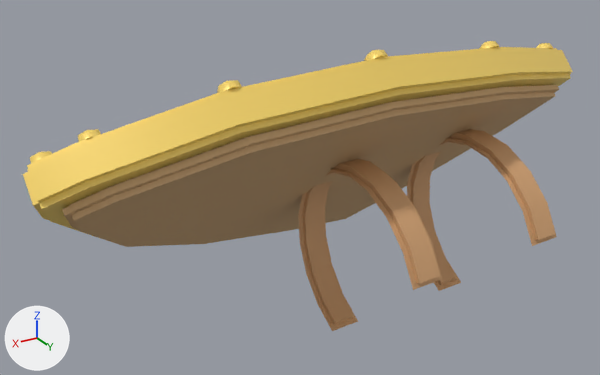
The FBX model Prototype/SwarmPrototype/Resources/SwarmModels/Shield_Gilded_Tall.fbx as it was, and as the next commit left it.
Both versions are drawn from a 50 mm lens placed at (1.899, 1.153, 2.626), pointed at (1.118, -0.148, 1.976). Arrows for +X, +Y and +Z are at lower left; the lights stay in place. The picture after the commit comes second. Vertices at exactly the same position are counted once.

Objects in the first picture: 'Shield_Gilded_Tall'.
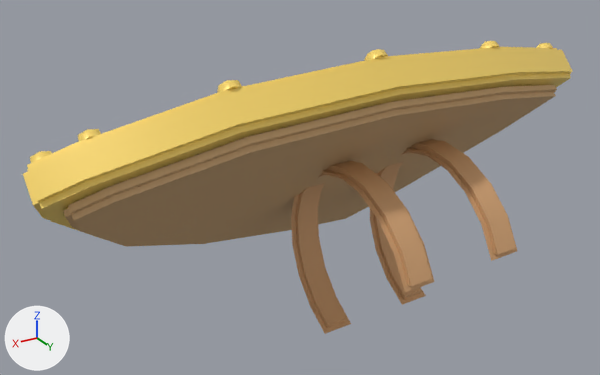
The newer file is also turned or shifted as a whole; pictures and numbers use the older file's frame.

Boxes (x1, y1, x2, y2) around the edits, measured in the pictures (600 x 375 px; the box of a moved part takes in the faces that stretch with it):
'Shield_Gilded_Tall', reshaped: before (23, 41, 573, 331); after (23, 41, 572, 334)
part 1 of me_shield_gilded_tall, moved or reshaped: before (407, 129, 557, 291); after (370, 139, 517, 305)
part 2 of me_shield_gilded_tall, moved or reshaped: before (298, 159, 442, 331); after (291, 161, 434, 334)

What the commit changed:
me_shield_gilded_tall is used by ob_shield_gilded_tall; location (0.0, 0.0, 0.0).
me_shield_gilded_tall had 692 vertices, 655 faces and spanned x 0.561..1.667, y -0.526..0.212, z 1.698..2.298.
me_shield_gilded_tall now has 698 vertices, 661 faces and spans x 0.561..1.667, y -0.526..0.213, z 1.698..2.298.
me_shield_gilded_tall part 1: the loose piece of 156 vertices spanning x 0.767..0.839, y -0.172..0.207, z 1.704..2.08 is moved by (0.101, 0.002, -0.002).
me_shield_gilded_tall part 2: the loose piece of 156 vertices spanning x 1.046..1.118, y -0.167..0.212, z 1.698..2.073 is moved by (0.018, 0.0, 0.0).
Other edits to the shape of me_shield_gilded_tall do not show in these pictures.
